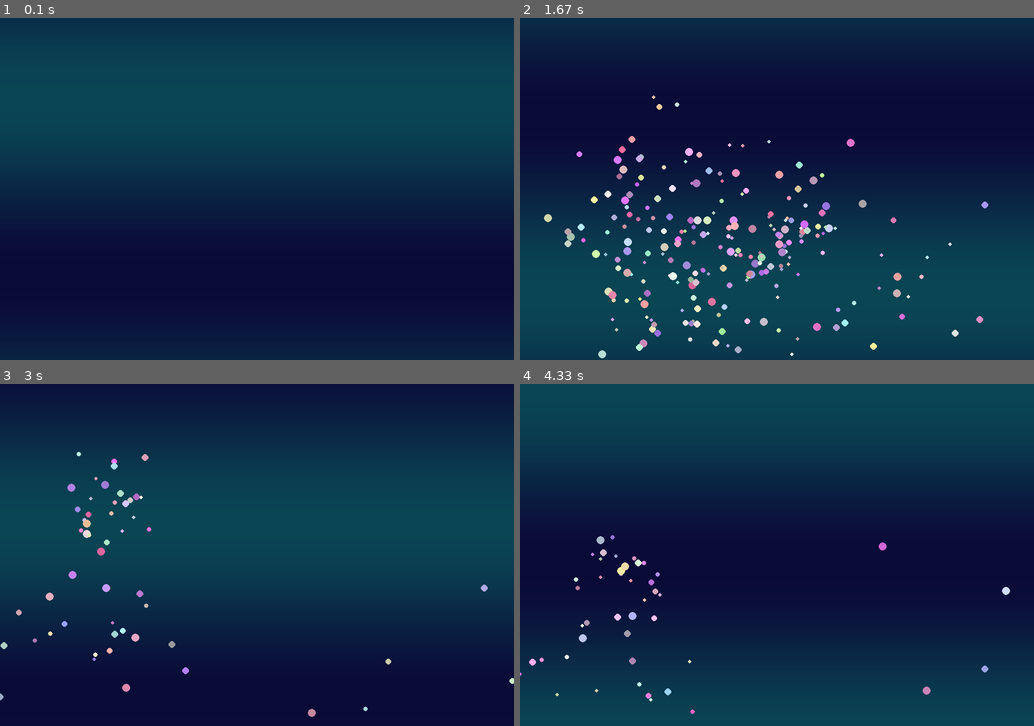
Above: before the commit, frames 1-4 (two rows, left to right).
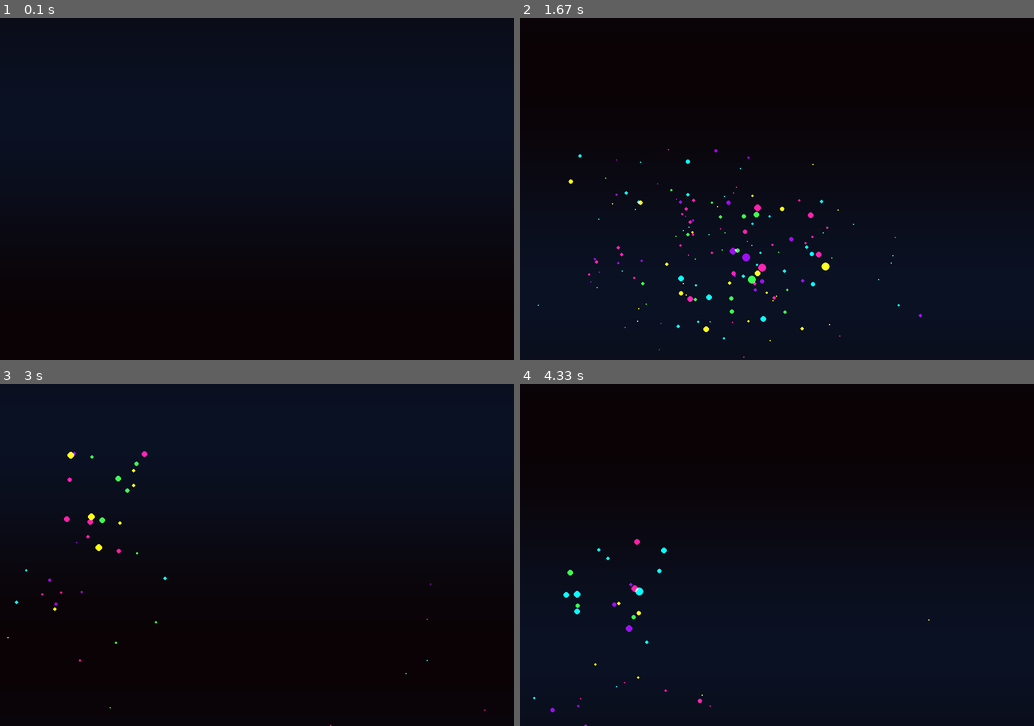
Above: after the commit, the same moments.

Repository: youngwoon-lee/my-first-game
Game: pygame game, started from my-first-game.py
Two runs of this game, one before a commit and one after it. Both use one fixed random seed, a clock stepped at 60 frames per second and the inputs below.
Inputs (mouse positions are in pixels of both pictures, inside the frame that each line leads up to):
- Up to frame 1 (0.1 s): no input
- Up to frame 2 (1.67 s): press the mouse at (653, 192) at 0.37 s; move the mouse to (741, 230) at 0.47 s; release the mouse at (828, 264) at 0.6 s; press the mouse at (653, 192) at 0.7 s; move the mouse to (746, 206) at 0.8 s; release the mouse at (838, 219) at 0.93 s; press the mouse at (653, 192) at 1.03 s; move the mouse to (705, 233) at 1.13 s; release the mouse at (751, 277) at 1.27 s; click (777, 230) at 1.38 s
- Up to frame 3 (3 s): click (185, 483) at 1.72 s; click (436, 643) at 2.05 s; click (87, 589) at 2.38 s; click (107, 490) at 2.72 s
- Up to frame 4 (4.33 s): click (653, 616) at 3.05 s; click (962, 633) at 3.38 s; click (622, 681) at 3.72 s; click (617, 575) at 4.05 s

The runs differ from the first frame. In frame 1, 100% of the frame differs, in the area x 0-100%, y 0-100%; in frame 2, 100%; in frame 3, 100%; in frame 4, 100%.

Commit message:
3rd edit

Diff:
--- a/my-first-game.py
+++ b/my-first-game.py
@@ -6,11 +6,9 @@
 
 WIDTH, HEIGHT = 900, 600
 screen = pygame.display.set_mode((WIDTH, HEIGHT))
-pygame.display.set_caption("Fancy Particle Playground")
+pygame.display.set_caption("Neon Particle World")
 
 clock = pygame.time.Clock()
-
-particles = []
 
 class Particle:
     def __init__(self, x, y):
@@ -18,72 +16,68 @@
         self.y = y
 
         angle = random.uniform(0, math.pi * 2)
-        speed = random.uniform(1, 6)
-
+        speed = random.uniform(2, 8)
         self.vx = math.cos(angle) * speed
         self.vy = math.sin(angle) * speed
 
-        self.life = random.randint(40, 80)
-        self.size = random.randint(3, 7)
+        self.max_life = random.randint(40, 70)
+        self.life = self.max_life
+        self.initial_size = random.randint(5, 10)
 
-        self.color = (
-            random.randint(150,255),
-            random.randint(100,255),
-            random.randint(150,255)
-        )
+        colors = [
+            (255, 20, 147), (0, 255, 255), (148, 0, 211),
+            (255, 255, 0), (50, 255, 50)
+        ]
+        self.base_color = random.choice(colors)
 
     def update(self):
         self.x += self.vx
         self.y += self.vy
-
-        self.vy += 0.08
+        self.vy += 0.12
+        self.vx *= 0.97
+        self.vy *= 0.97
         self.life -= 1
 
     def draw(self, surf):
         if self.life > 0:
-            pygame.draw.circle(
-                surf,
-                self.color,
-                (int(self.x), int(self.y)),
-                self.size
-            )
+            ratio = self.life / self.max_life
+            size = max(1, int(self.initial_size * ratio))
+            alpha = int(ratio * 255)
 
-    def alive(self):
-        return self.life > 0
-
+            p_surf = pygame.Surface((size * 2, size * 2), pygame.SRCALPHA)
+            pygame.draw.circle(p_surf, (*self.base_color, alpha), (size, size), size)
+            surf.blit(p_surf, (int(self.x - size), int(self.y - size)), special_flags=pygame.BLEND_RGBA_ADD)
 
 def draw_background(surface, t):
-    for y in range(HEIGHT):
-        c = int(40 + 30 * math.sin(y * 0.01 + t))
-        color = (10, c, 50 + c//2)
-        pygame.draw.line(surface, color, (0, y), (WIDTH, y))
+    for y in range(0, HEIGHT, 4):
+        c = int(20 + 15 * math.sin(y * 0.008 + t))
+        pygame.draw.rect(surface, (10, c // 2, c), (0, y, WIDTH, 4))
 
-
+particles = []
 running = True
-time = 0
+time_val = 0
 
 while running:
+    screen.fill((5, 5, 15))
 
     for event in pygame.event.get():
         if event.type == pygame.QUIT:
             running = False
 
-    mouse = pygame.mouse.get_pos()
-    buttons = pygame.mouse.get_pressed()
+    mouse_pos = pygame.mouse.get_pos()
+    if pygame.mouse.get_pressed()[0]:
+        for _ in range(6):
+            particles.append(Particle(*mouse_pos))
 
-    if buttons[0]:
-        for _ in range(8):
-            particles.append(Particle(mouse[0], mouse[1]))
+    time_val += 0.04
+    draw_background(screen, time_val)
 
-    time += 0.03
-
-    draw_background(screen, time)
-
-    for p in particles:
+    for p in particles[:]:
         p.update()
-        p.draw(screen)
-
-    particles = [p for p in particles if p.alive()]
+        if p.life <= 0:
+            particles.remove(p)
+        else:
+            p.draw(screen)
 
     pygame.display.flip()
     clock.tick(60)
Not shown, added: .gitignore
